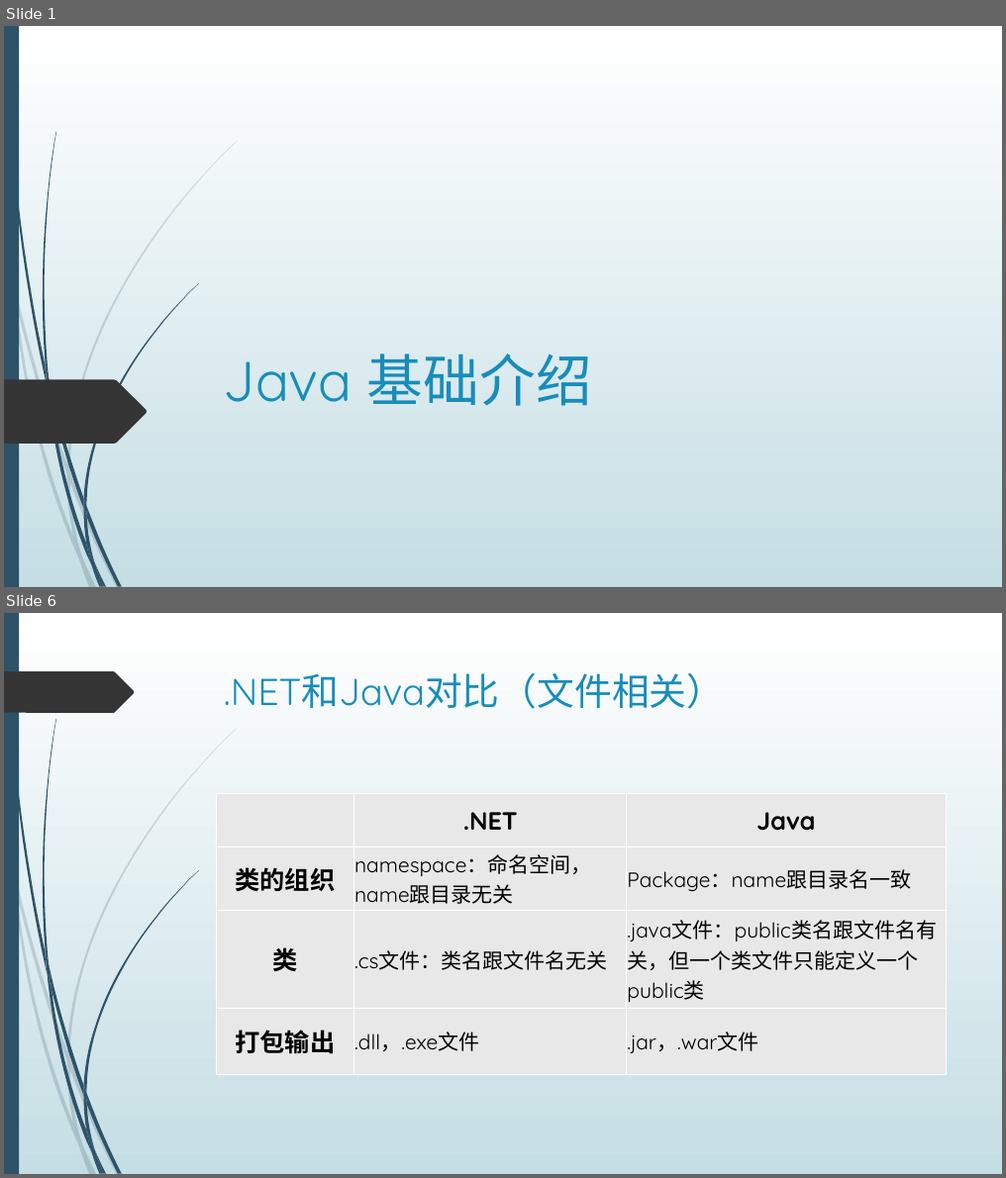
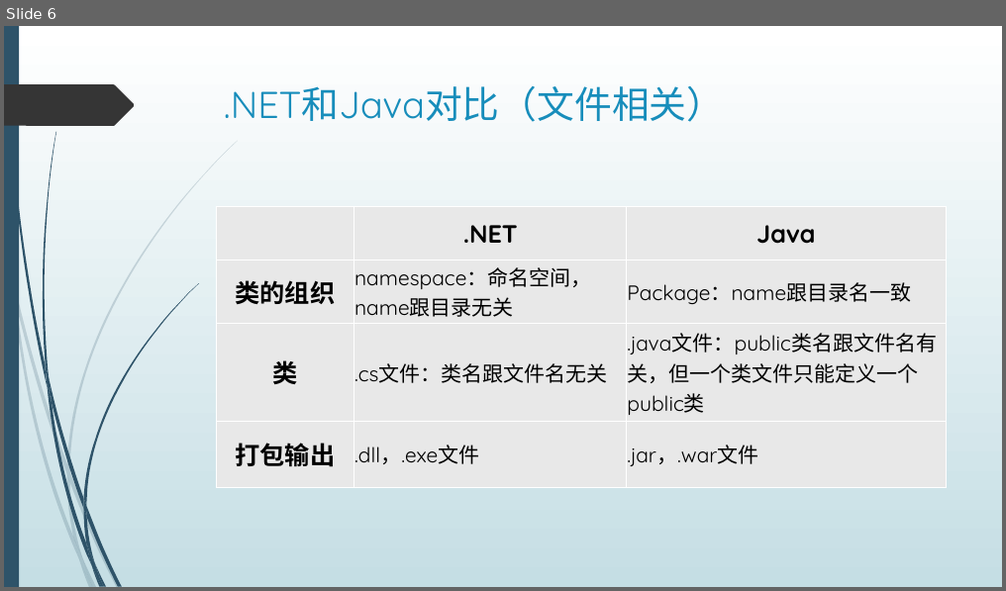
Before and after one commit to dean2015/documents, a slide deck: 201805/JAVA 基础介绍.pptx. Shown one above the other, each under a label of ours: slides 1 and 6 before the commit, slide 6 after it; the slides between them are not shown. The pictures are 1006x1178 and 1006x591 pixels, drawn with LibreOffice and Linux fonts; fonts in the diff are those of the drawing. Boxes give left, top, right and bottom in pixels: in the first picture for what was removed or moved away, otherwise in the second. Text is boxed around its words. In the diff, an @@ line names an element or a change of style, - is before the commit and + after.

```diff
--- a/201805/JAVA 基础介绍.pptx
+++ b/201805/JAVA 基础介绍.pptx
@@ slide 1 removed at <box>4,26,1002,587</box>, background gradient #FFFFFF to #C5DEE5; not listed: 23 template elements that a slide beside it also shows @@
@@ freeform shape removed at <box>4,380,147,444</box> @@
@@ title removed at <box>224,354,592,406</box> @@
-Java 基础介绍
```
Also in this commit, not shown: 5 slides changed, 2 slides added, 1 other slide removed, 2 other files.
